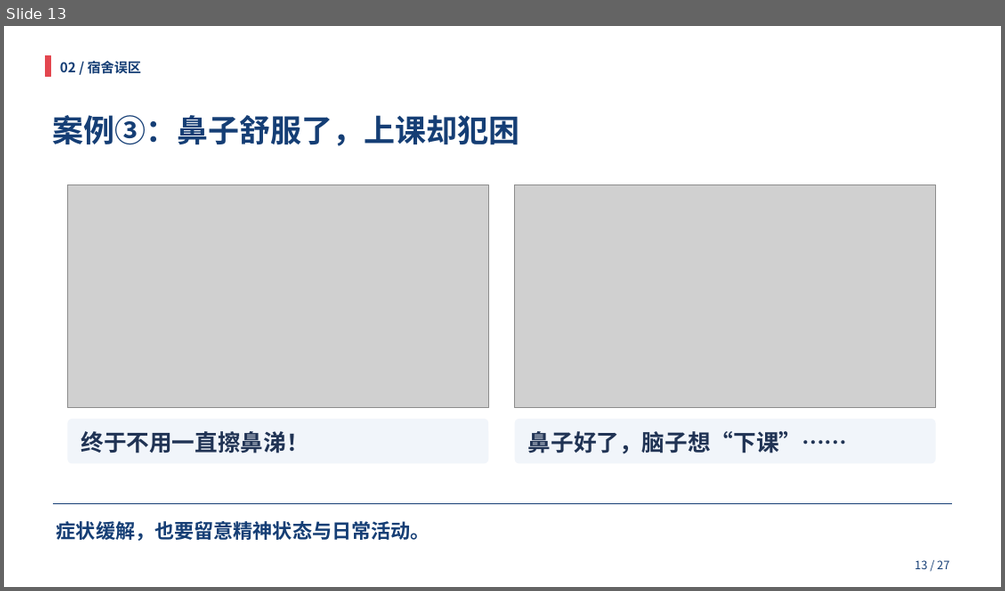
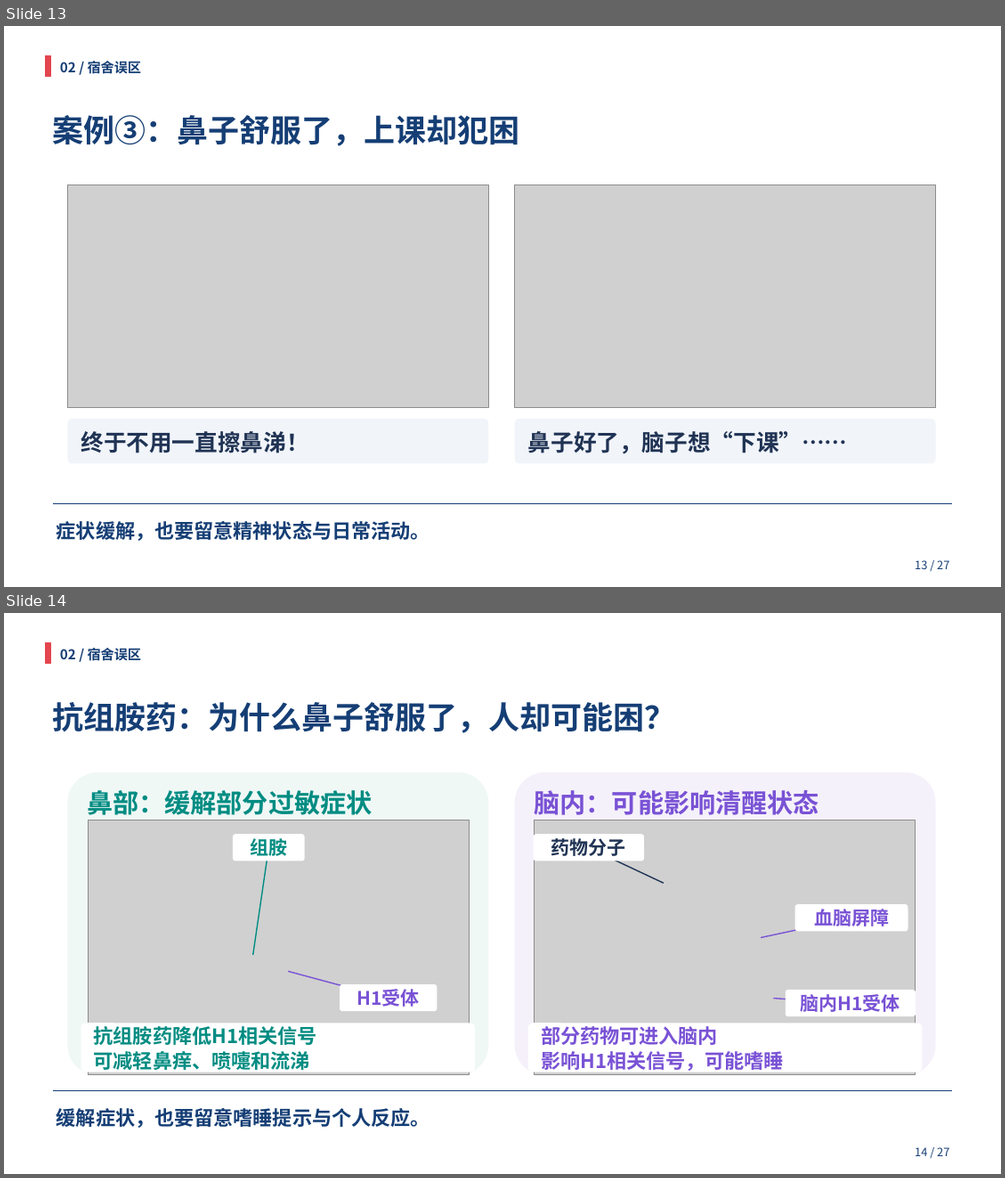
Before and after one commit to HOU-snowyfly/PPTbuilder, a slide deck: 交付文件/合理用药_双人35分钟.pptx. Shown one above the other, each under a label of ours: slide 13 before the commit, slides 13 and 14 after it. The pictures are 1005x591 and 1005x1178 pixels, drawn with LibreOffice and Linux fonts; fonts in the diff are those of the drawing; grey boxes stand for pictures. Boxes give left, top, right and bottom in pixels: in the first picture for what was removed or moved away, otherwise in the second. Text is boxed around its words. In the diff, an @@ line names an element or a change of style, - is before the commit and + after.

Commit message:
deliver: replace slide 14 with independently rendered medical illustrations

```diff
--- a/交付文件/合理用药_双人35分钟.pptx
+++ b/交付文件/合理用药_双人35分钟.pptx
@@ slide 14 added at (4,613,1001,1174), background #FFFFFF @@
@@ rectangle added at (45,643,50,663), fill #E3464F, outline #E3464F 0.75 pt @@
@@ text added at (60,648,142,661), 13 pt, text #153E75, bold @@
+02 / 宿舍误区
@@ text added at (53,702,676,733), 30 pt, text #153E75, bold @@
+抗组胺药：为什么鼻子舒服了，人却可能困？
@@ rounded rectangle added at (67,772,488,1075), fill #F0F8F6 @@
@@ rounded rectangle added at (515,772,936,1075), fill #F5F1FA @@
@@ text added at (87,790,372,815), 25 pt, text #008C82, bold @@
+鼻部：缓解部分过敏症状
@@ text added at (534,790,819,815), 25 pt, text #7952D5, bold @@
+脑内：可能影响清醒状态
@@ picture added at (88,820,469,1074) @@
@@ picture added at (534,820,915,1074) @@
@@ rounded rectangle added at (233,835,305,861), fill #FFFFFF @@
@@ text added at (250,836,287,860), 18 pt, text #008C82, bold @@
+组胺
@@ line added from (268, 848) to (253, 955), #008C82 1.2 pt @@
@@ rounded rectangle added at (534,835,644,861), fill #FFFFFF @@
@@ text added at (551,838,626,856), 18 pt, text #203354, bold @@
+药物分子
@@ line added from (589, 848) to (663, 883), #203354 1.2 pt @@
@@ rounded rectangle added at (795,905,908,932), fill #FFFFFF @@
@@ line added from (852, 918) to (760, 938), #7952D5 1.2 pt @@
@@ text added at (814,908,889,926), 18 pt, text #7952D5, bold @@
+血脑屏障
@@ line added from (388, 998) to (288, 971), #7952D5 1.2 pt @@
@@ rounded rectangle added at (340,984,437,1011), fill #FFFFFF @@
@@ text added at (357,989,420,1006), 18 pt, text #7952D5, bold @@
+H1受体
@@ line added from (850, 1004) to (774, 998), #7952D5 1.2 pt @@
@@ rounded rectangle added at (785,989,915,1017), fill #FFFFFF @@
@@ text added at (801,994,900,1012), 18 pt, text #7952D5, bold @@
+脑内H1受体
@@ rounded rectangle added at (81,1022,475,1072), fill #FFFFFF @@
@@ text added at (94,1026,317,1070), 19 pt, text #008C82, bold @@
+抗组胺药降低H1相关信号
+可减轻鼻痒、喷嚏和流涕
@@ rounded rectangle added at (528,1022,922,1072), fill #FFFFFF @@
@@ text added at (541,1026,784,1073), 19 pt, text #7952D5, bold @@
+部分药物可进入脑内
+影响H1相关信号，可能嗜睡
@@ line added from (53, 1091) to (952, 1091), #153E75 0.7 pt @@
@@ text added at (57,1108,430,1127), 19 pt, text #153E75, bold @@
+缓解症状，也要留意嗜睡提示与个人反应。
@@ text added at (914,1147,949,1156), 11 pt, text #153E75 @@
+14 / 27
```
Also in this commit, not shown: 2 slides changed, 1 other slide added, 1 slide removed, 1 other file.
